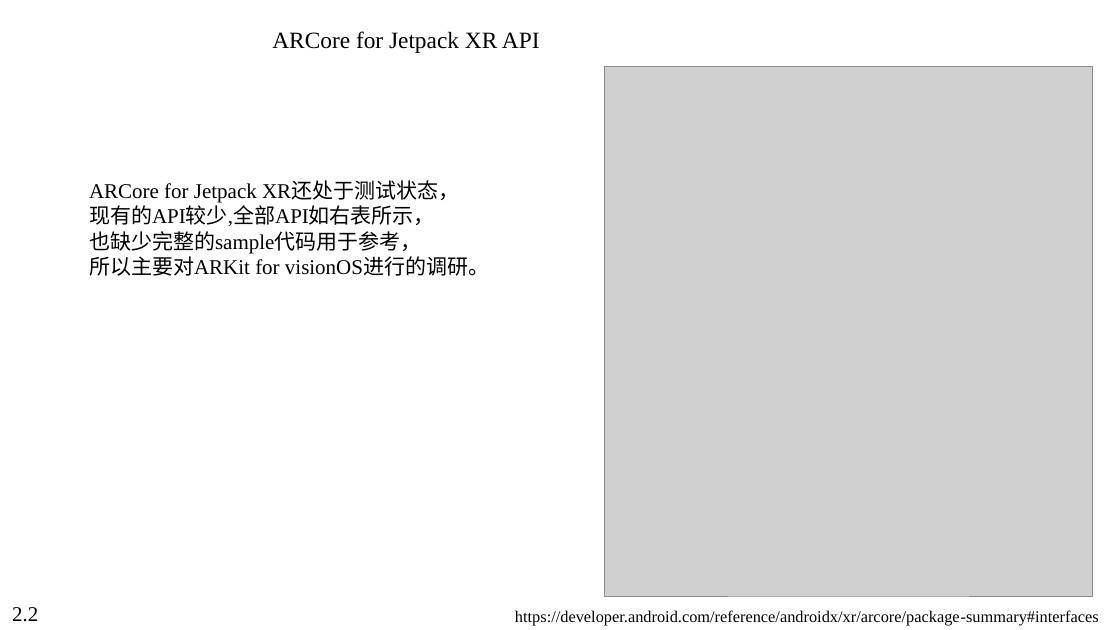
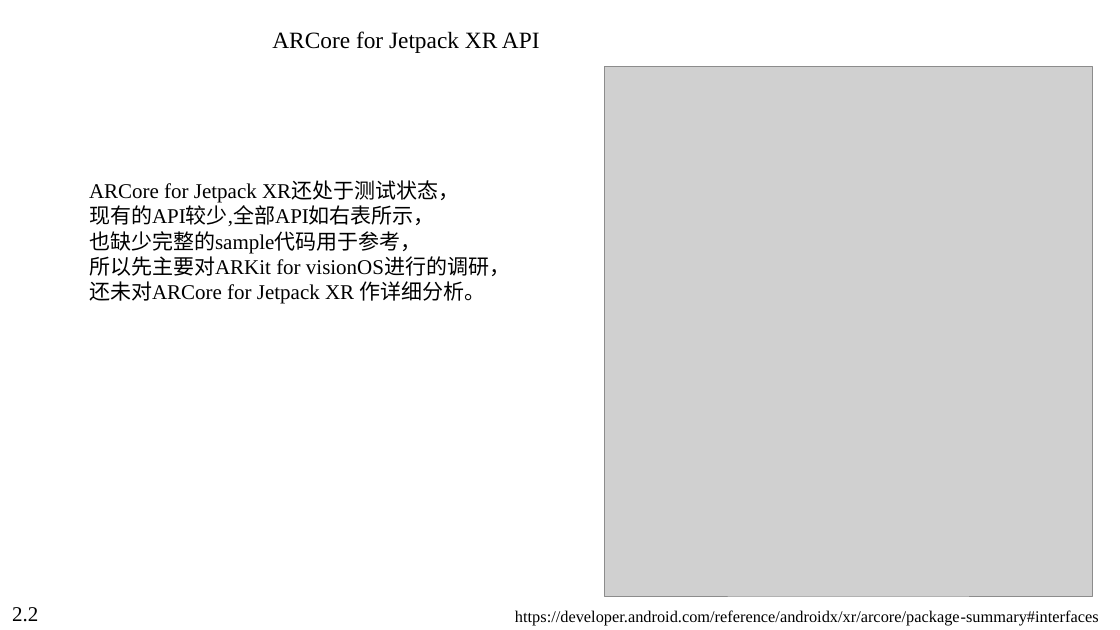
Before and after one commit to leichangzhang/huawei_ar, a slide deck: slide 9 of 调研/调研报告/会议25-07-03/会议25-07-03.pptx. Drawn at 1120x630 pixels with LibreOffice and Linux fonts; fonts in the diff are those of the drawing; grey boxes stand for pictures; background and template pictures are left out. Boxes give left, top, right and bottom in pixels: in the first picture for what was removed or moved away, otherwise in the second. Text is boxed around its words. In the diff, an @@ line names an element or a change of style, - is before the commit and + after.

```diff
--- a/调研/调研报告/会议25-07-03/会议25-07-03.pptx
+++ b/调研/调研报告/会议25-07-03/会议25-07-03.pptx
@@ text at [89, 253, 510, 304]: text changed @@
-所以主要对ARKit for visionOS进行的调研。
+所以先主要对ARKit for visionOS进行的调研，
+还未对ARCore for Jetpack XR 作详细分析。
```
Also in this commit, not shown: 1 other file.
